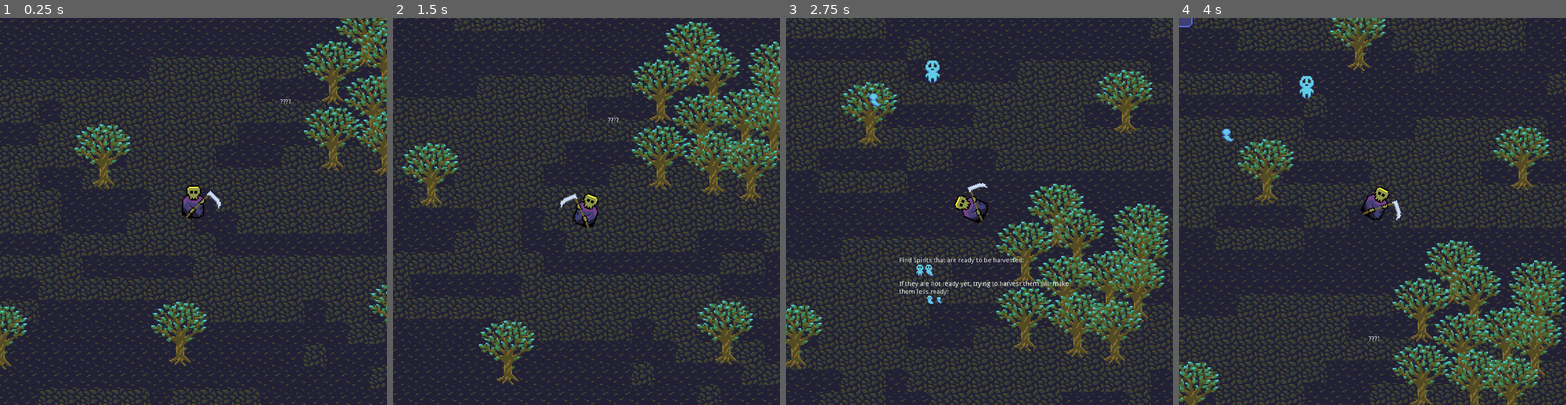
Above: before the commit, frames 1-4 (left to right).
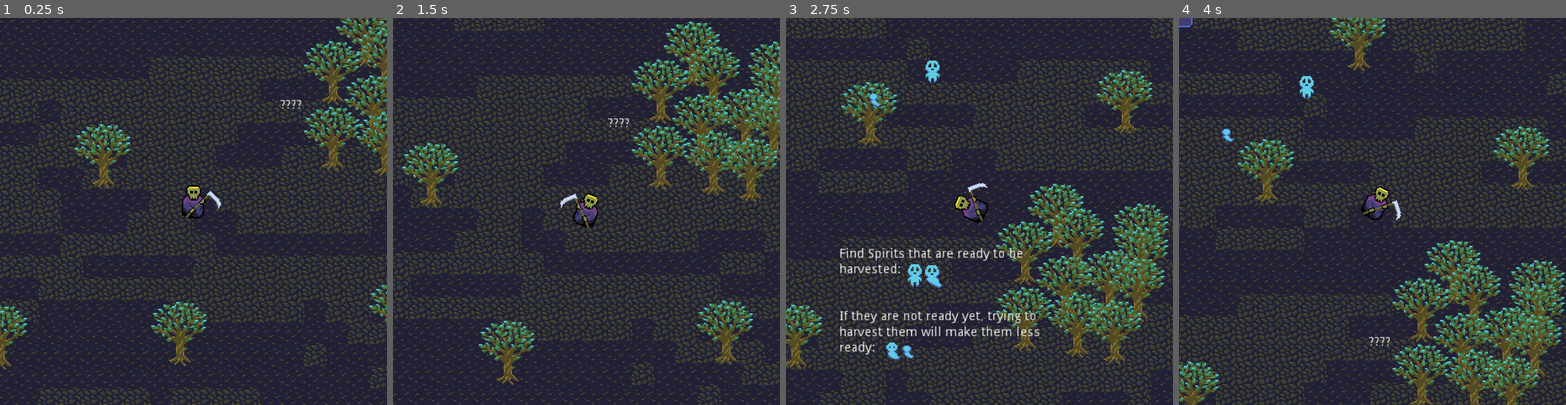
Above: after the commit, the same moments.

Repository: Tinsuit/GrimHarvester
Game: Godot game, scene res://Forest.tscn
Same seed, same stepped clock (60 frames per second), same inputs: the game is played once before the commit and once after it.
Inputs (mouse positions are in pixels of both pictures, inside the frame that each line leads up to):
- Up to frame 1 (0.25 s): no input
- Up to frame 2 (1.5 s): tap Enter at 0.5 s; move the mouse to (671, 192) at 0.52 s; click (671, 192) at 0.67 s; drag from (509, 230) to (594, 114) at 1.27 s
- Up to frame 3 (2.75 s): move the mouse to (1018, 126) at 2.02 s; click (1018, 126) at 2.17 s
- Up to frame 4 (4 s): drag from (1353, 288) to (1326, 72) at 2.77 s; move the mouse to (1488, 269) at 3.52 s; click (1488, 269) at 3.67 s

The runs differ from the first frame. In frame 1, less than 0.1% of the frame differs, in the area x 72-78%, y 21-24%; in frame 2, less than 0.1%; in frame 3, 2.7%, in the area x 13-73%, y 59-89%; in frame 4, less than 0.1%.

Commit message:
font scaled

Diff:
--- a/project/Forest.tscn
+++ b/project/Forest.tscn
@@ -443,6 +443,7 @@
 [node name="Label" type="Label" parent="Talky/Qu"]
 margin_right = 40.0
 margin_bottom = 17.0
+rect_scale = Vector2( 2, 2 )
 text = "????"
 
 [node name="Answer" type="Control" parent="Talky"]
@@ -450,10 +451,11 @@
 margin_bottom = 40.0
 
 [node name="Label" type="Label" parent="Talky/Answer"]
-margin_left = -158.0
-margin_top = -47.0
-margin_right = 215.0
-margin_bottom = 117.0
+margin_left = -288.0
+margin_top = -68.0
+margin_right = -52.0
+margin_bottom = 64.0
+rect_scale = Vector2( 2, 2 )
 text = "Find Spirits that are ready to be harvested:
 
 
@@ -461,28 +463,24 @@
 autowrap = true
 
 [node name="Legs" type="Sprite" parent="Talky/Answer"]
-position = Vector2( -113, -19 )
-scale = Vector2( 0.5, 0.5 )
+position = Vector2( -124, -8 )
 texture = ExtResource( 8 )
 hframes = 4
 
 [node name="Legs2" type="Sprite" parent="Talky/Answer"]
-position = Vector2( -92, 45 )
-scale = Vector2( 0.5, 0.5 )
+position = Vector2( -174, 156 )
 texture = ExtResource( 8 )
 hframes = 4
 frame = 2
 
 [node name="Legs3" type="Sprite" parent="Talky/Answer"]
-position = Vector2( -72, 45 )
-scale = Vector2( 0.5, 0.5 )
+position = Vector2( -141, 157 )
 texture = ExtResource( 8 )
 hframes = 4
 frame = 3
 
 [node name="Tails" type="Sprite" parent="Talky/Answer"]
-position = Vector2( -94, -19 )
-scale = Vector2( 0.5, 0.5 )
+position = Vector2( -87, -6 )
 texture = ExtResource( 8 )
 hframes = 4
 frame = 1
@@ -508,6 +506,7 @@
 [node name="Label" type="Label" parent="Talky4/Qu"]
 margin_right = 40.0
 margin_bottom = 17.0
+rect_scale = Vector2( 2, 2 )
 text = "????"
 
 [node name="Answer" type="Control" parent="Talky4"]
@@ -517,8 +516,9 @@
 [node name="Label" type="Label" parent="Talky4/Answer"]
 margin_left = -158.0
 margin_top = -47.0
-margin_right = 215.0
+margin_right = 64.0
 margin_bottom = 117.0
+rect_scale = Vector2( 2, 2 )
 text = "Spirits that spend too much time together may become less ready"
 autowrap = true
 
@@ -542,6 +542,7 @@
 [node name="Label" type="Label" parent="Talky3/Qu"]
 margin_right = 40.0
 margin_bottom = 17.0
+rect_scale = Vector2( 2, 2 )
 text = "????"
 
 [node name="Answer" type="Control" parent="Talky3"]
@@ -549,23 +550,22 @@
 margin_bottom = 40.0
 
 [node name="Label" type="Label" parent="Talky3/Answer"]
-margin_left = -158.0
-margin_top = -47.0
-margin_right = 215.0
-margin_bottom = 117.0
+margin_left = -170.0
+margin_top = -94.0
+margin_right = 203.0
+margin_bottom = 70.0
+rect_scale = Vector2( 2, 2 )
 text = "Live animal are dangerous
 Watch Out!"
 autowrap = true
 
 [node name="Legs" type="Sprite" parent="Talky3/Answer"]
-position = Vector2( -50, -11 )
-scale = Vector2( 0.5, 0.5 )
+position = Vector2( 26, -14 )
 texture = ExtResource( 10 )
 hframes = 4
 
 [node name="Tails" type="Sprite" parent="Talky3/Answer"]
-position = Vector2( -98, -2 )
-scale = Vector2( 0.5, 0.5 )
+position = Vector2( -63, 0 )
 texture = ExtResource( 11 )
 
 [node name="Area2D" type="Area2D" parent="Talky3"]
@@ -589,6 +589,7 @@
 [node name="Label" type="Label" parent="Talky2/Qu"]
 margin_right = 40.0
 margin_bottom = 17.0
+rect_scale = Vector2( 2, 2 )
 text = "????"
 
 [node name="Answer" type="Control" parent="Talky2"]
@@ -596,10 +597,11 @@
 margin_bottom = 40.0
 
 [node name="Label" type="Label" parent="Talky2/Answer"]
-margin_left = -126.0
-margin_top = -50.0
-margin_right = 56.0
-margin_bottom = 6.0
+margin_left = -168.0
+margin_top = -13.0
+margin_right = 35.0
+margin_bottom = 25.0
+rect_scale = Vector2( 2, 2 )
 text = "Tap the screen to run
 Drag to walk"
 autowrap = true
--- a/project/resources/main.tres
+++ b/project/resources/main.tres
@@ -1,9 +1,7 @@
-[gd_resource type="Theme" load_steps=3 format=2]
-
-[ext_resource path="res://resources/Tiny2.ttf" type="DynamicFontData" id=1]
+[gd_resource type="Theme" load_steps=2 format=2]
 
 [sub_resource type="DynamicFont" id=1]
-font_data = ExtResource( 1 )
+size = 25
 
 [resource]
 default_font = SubResource( 1 )
Not shown, changed: index.html
Not shown, changed: index.pck
